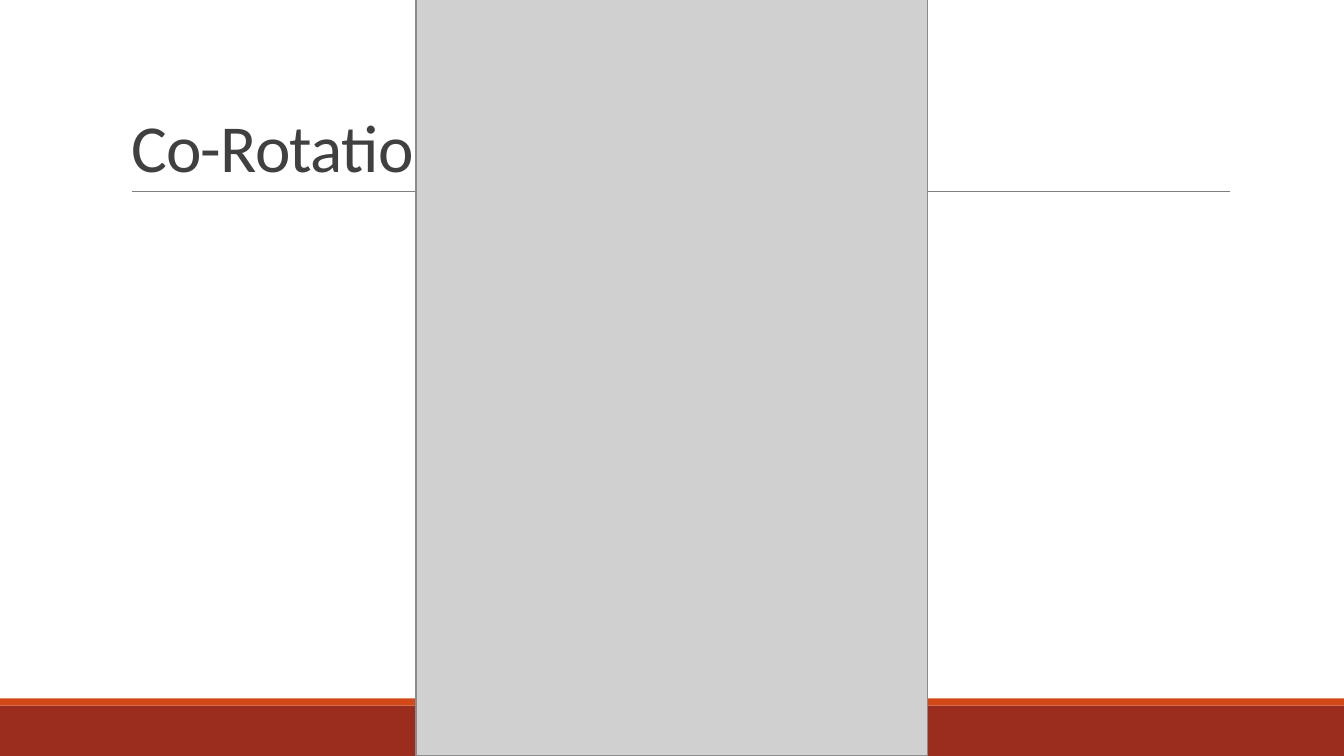
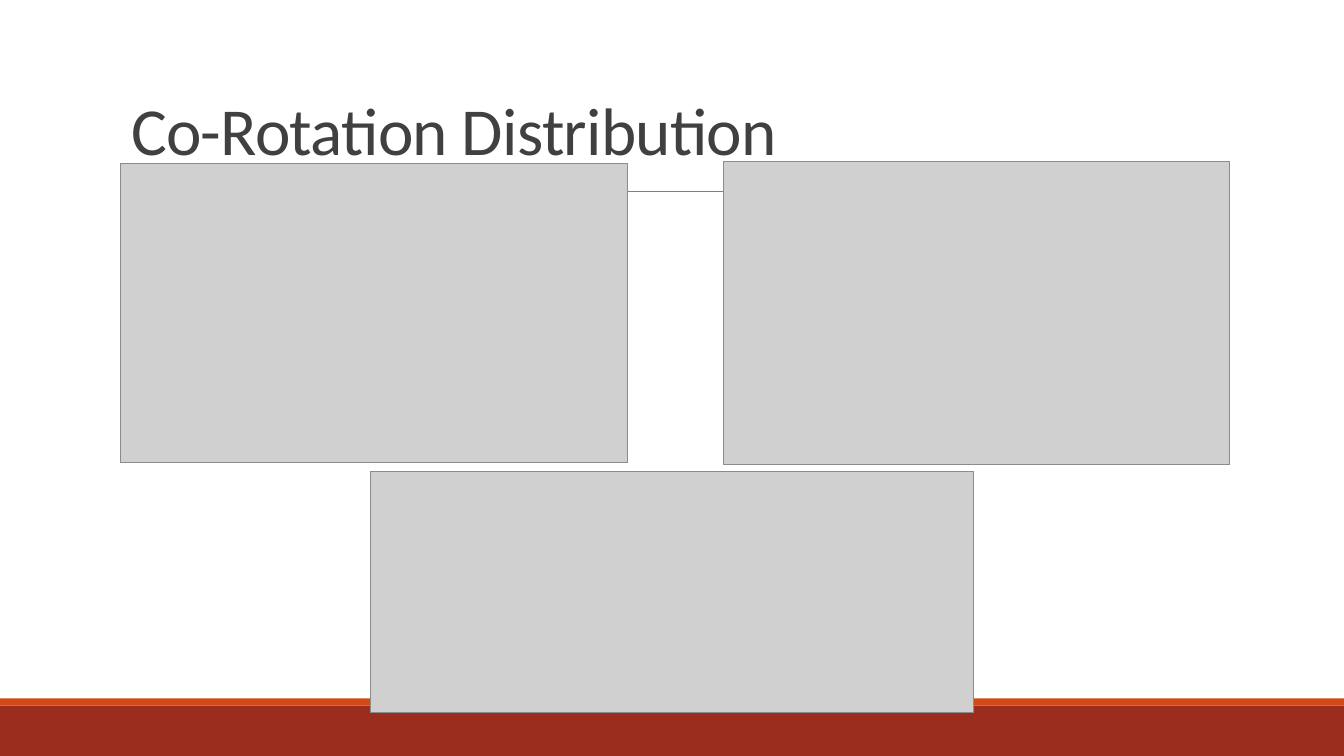
Before and after one commit to brockparker/Coursework, a slide deck: slide 6 of CGM_Group_12012023.pptx (slide 7 before the commit). Drawn at 1344x756 pixels with LibreOffice and Linux fonts; fonts in the diff are those of the drawing; grey boxes stand for pictures. Boxes give left, top, right and bottom in pixels: in the first picture for what was removed or moved away, otherwise in the second. Text is boxed around its words. In the diff, an @@ line names an element or a change of style, - is before the commit and + after.

```diff
--- a/CGM_Group_12012023.pptx
+++ b/CGM_Group_12012023.pptx
@@ title "Co-Rotation Distribution" rewrapped from (131,117,448,189) to (131,108,777,171) @@
@@ picture added at (121,164,627,464) @@
@@ picture: place and size @@
-picture at (416,0,929,756)
+picture at (724,162,1230,465)
@@ picture added at (370,472,973,713) @@
```
Also in this commit, not shown: 3 other slides changed, 4 slides added, 8 slides removed.
